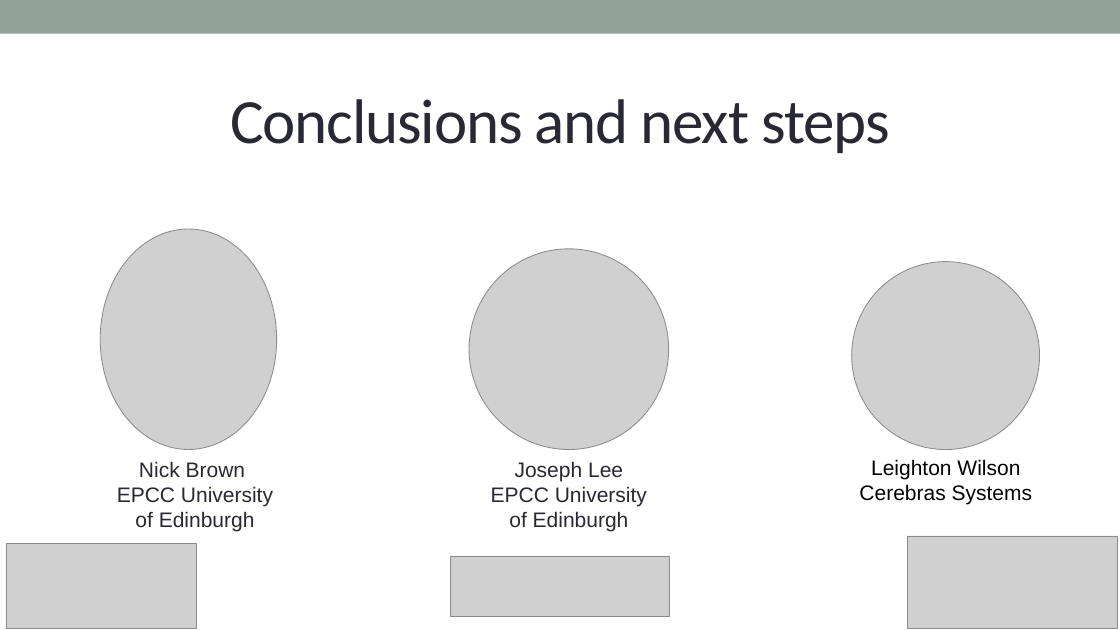
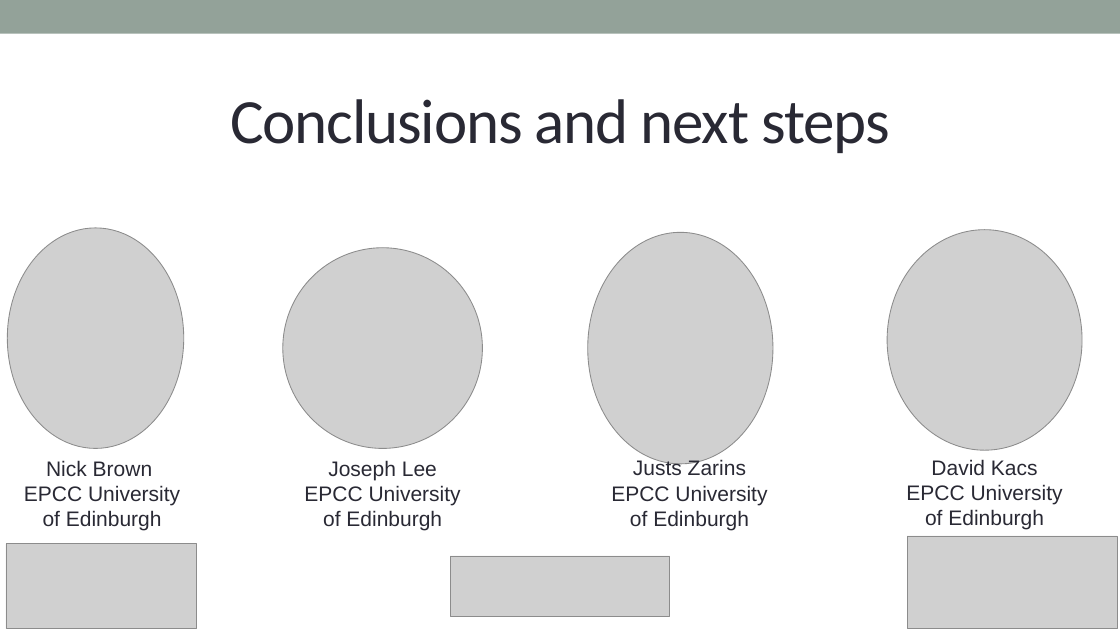
Before and after one commit to EPCCed/cs2-sdk-training, a slide deck: slide 1 of lectures/powerpoints/Conclusions.pptx. Drawn at 1120x630 pixels with LibreOffice and Linux fonts; fonts in the diff are those of the drawing; grey boxes stand for pictures. Boxes give left, top, right and bottom in pixels: in the first picture for what was removed or moved away, otherwise in the second. Text is boxed around its words. In the diff, an @@ line names an element or a change of style, - is before the commit and + after.

```diff
--- a/lectures/powerpoints/Conclusions.pptx
+++ b/lectures/powerpoints/Conclusions.pptx
@@ picture: place and size @@
-picture at (100,229,276,450)
+picture at (8,228,184,449)
@@ picture added at (588,233,773,465) @@
@@ picture: place and size @@
-picture at (852,262,1040,450)
+picture at (887,229,1082,450)
@@ picture: place and size @@
-picture at (469,249,669,450)
+picture at (283,248,483,449)
@@ text "Nick Brown": place and size @@
-text "Nick Brown" at (117,461,273,532)
+text "Nick Brown" at (24,460,180,531)
@@ text "Joseph Lee": place and size @@
-text "Joseph Lee" at (491,461,647,532)
+text "Joseph Lee" at (304,460,461,531)
@@ text added at (611,459,767,530), 18 pt, text #292934 @@
+Justs Zarins
+EPCC University of Edinburgh
@@ text removed at (859,459,1032,505) @@
-Leighton Wilson
-Cerebras Systems
@@ text added at (906,459,1063,530), 18 pt, text #292934 @@
+David Kacs
+EPCC University of Edinburgh
```
Also in this commit, not shown: 1 other file.
